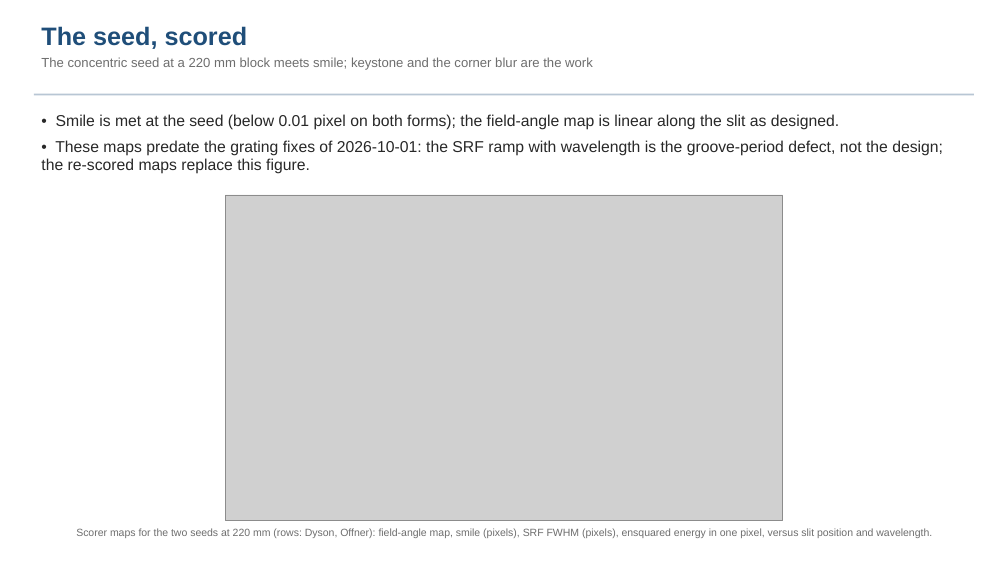
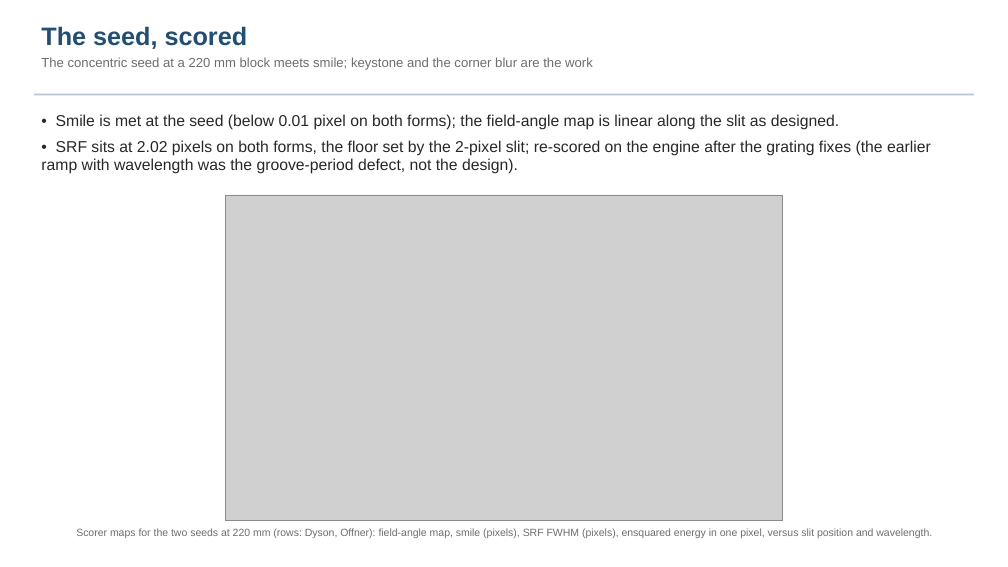
Before and after one commit to nasa-jpl/macos, a slide deck: slide 8 of demo_session/deck_dyson.pptx. Drawn at 1008x567 pixels with LibreOffice and Linux fonts; fonts in the diff are those of the drawing; grey boxes stand for pictures. Boxes give left, top, right and bottom in pixels: in the first picture for what was removed or moved away, otherwise in the second. Text is boxed around its words. In the diff, an @@ line names an element or a change of style, - is before the commit and + after.

```diff
--- a/demo_session/deck_dyson.pptx
+++ b/demo_session/deck_dyson.pptx
@@ text at box(41, 140, 931, 174): text changed @@
-• These maps predate the grating fixes of 2026-10-01: the SRF ramp with wavelength is the groove-period defect, not the design; the re-scored maps replace this figure.
+• SRF sits at 2.02 pixels on both forms, the floor set by the 2-pixel slit; re-scored on the engine after the grating fixes (the earlier ramp with wavelength was the groove-period defect, not the design).
```
Also in this commit, not shown: 6 other slides changed, 6 slides added, 11 other files.
